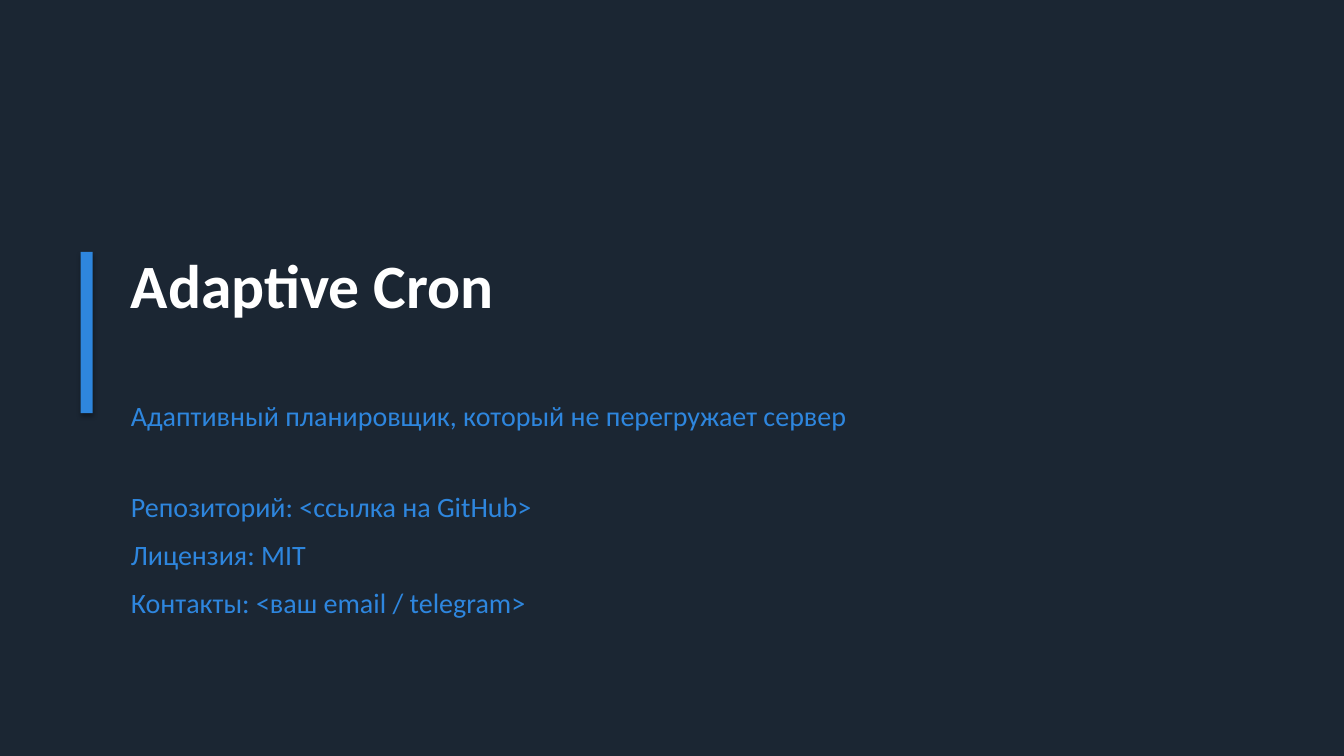
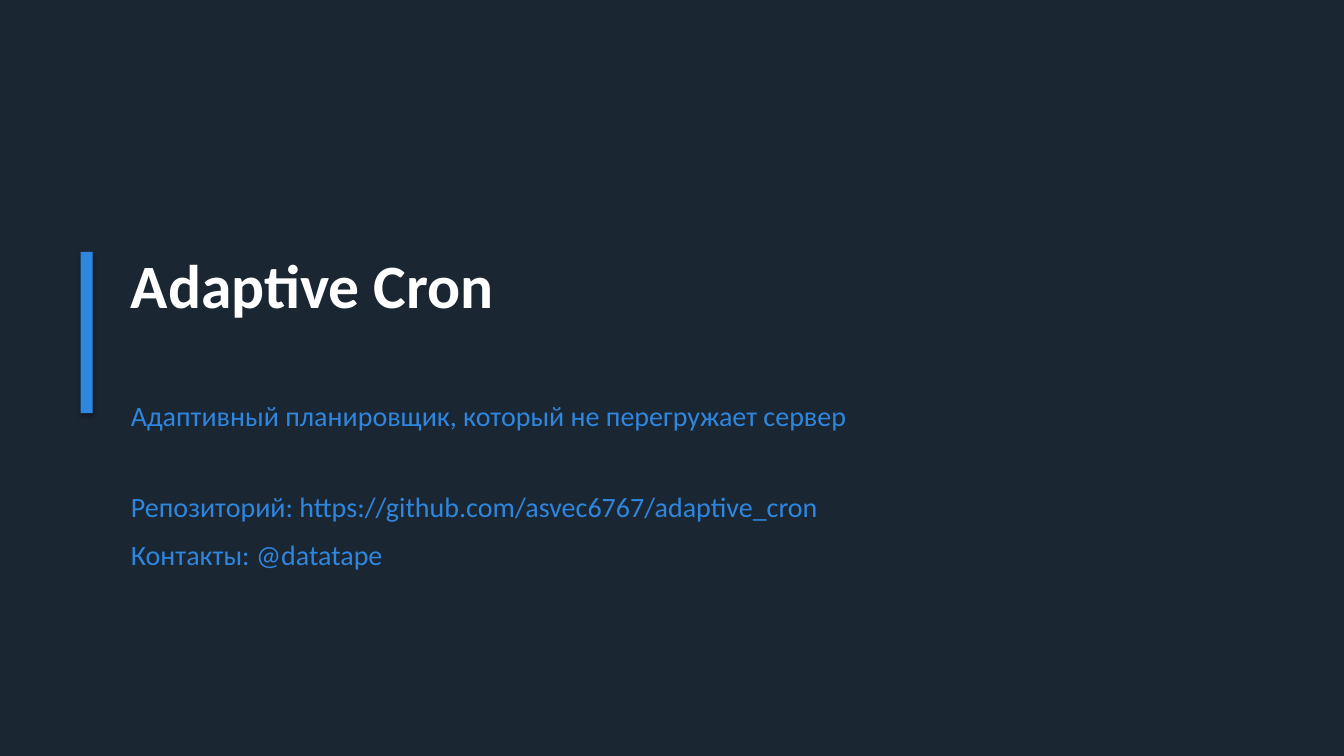
Before and after one commit to asvec6767/adaptive_cron, a slide deck: slide 16 of adaptive_cron.pptx (slide 14 before the commit). Drawn at 1344x756 pixels with LibreOffice and Linux fonts; fonts in the diff are those of the drawing. Boxes give left, top, right and bottom in pixels: in the first picture for what was removed or moved away, otherwise in the second. Text is boxed around its words. In the diff, an @@ line names an element or a change of style, - is before the commit and + after.

Commit message:
edit presentation

```diff
--- a/adaptive_cron.pptx
+++ b/adaptive_cron.pptx
@@ text at (131, 497, 817, 570): text changed @@
-Репозиторий: <ссылка на GitHub>
-Лицензия: MIT
-Контакты: <ваш email / telegram>
+Репозиторий: https://github.com/asvec6767/adaptive_cron
+Контакты: @datatape
```
Also in this commit, not shown: 3 other slides changed, 2 slides added, 1 other file.
